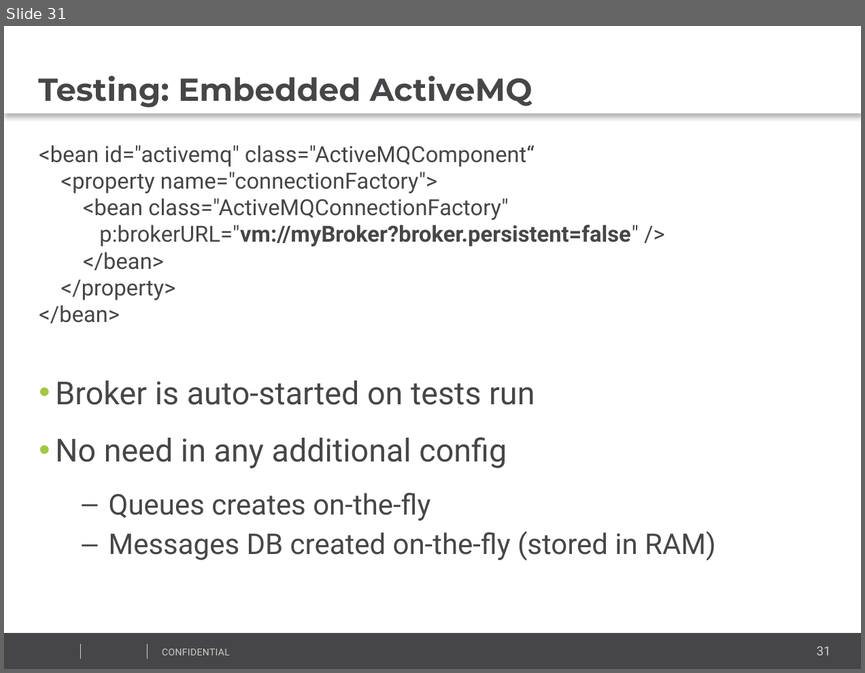
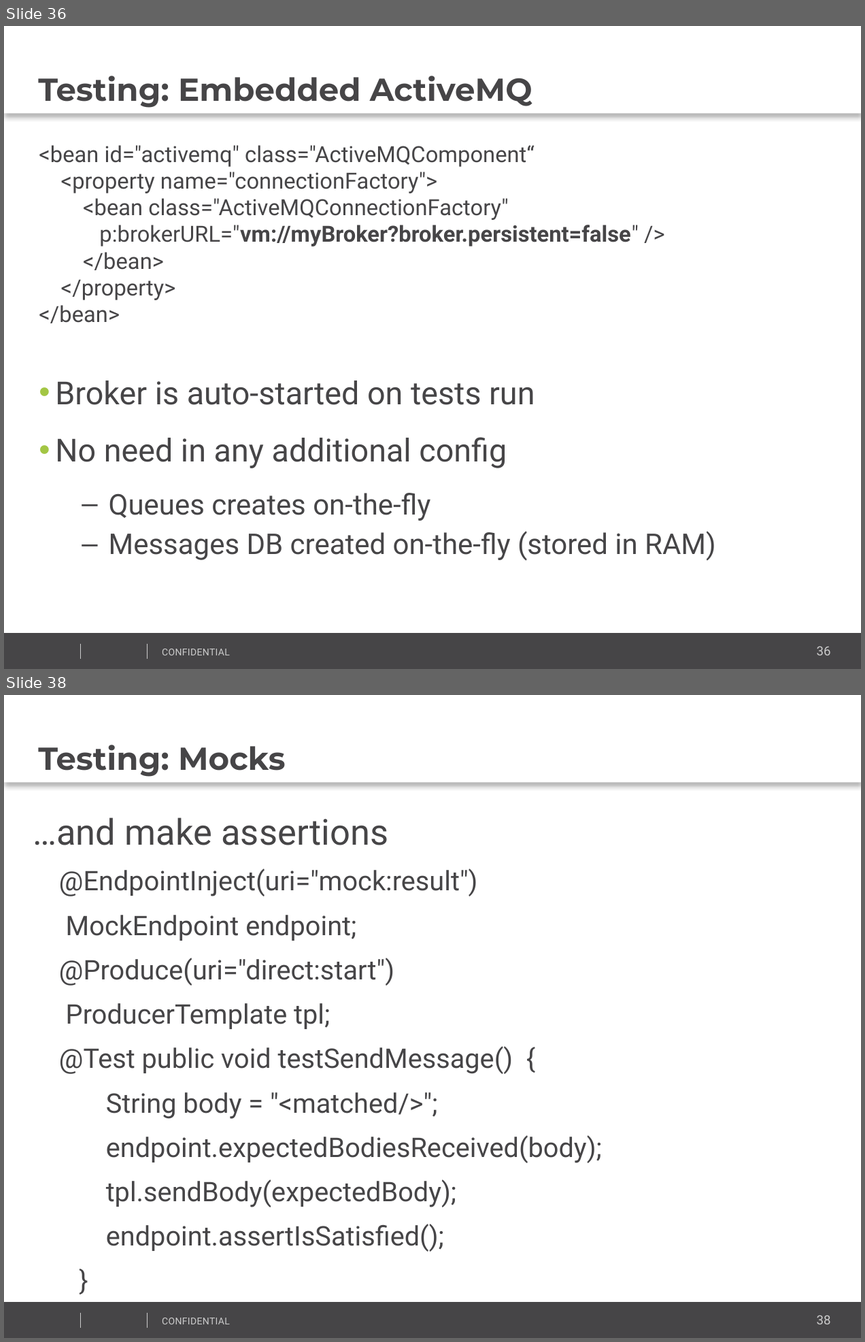
Before and after one commit to vitali-kviatkouski/personal, a slide deck: CamelPresentationITWeek2017.pptx. Shown one above the other, each under a label of ours: slide 31 before the commit, slides 36 and 38 after it; the slides between them are not shown. The pictures are 865x673 and 865x1342 pixels, drawn with LibreOffice and Linux fonts; fonts in the diff are those of the drawing; background and template pictures are left out. Boxes give left, top, right and bottom in pixels: in the first picture for what was removed or moved away, otherwise in the second. Text is boxed around its words. In the diff, an @@ line names an element or a change of style, - is before the commit and + after.

```diff
--- a/CamelPresentationITWeek2017.pptx
+++ b/CamelPresentationITWeek2017.pptx
@@ slide 38 added at (4,695,861,1338), background #FFFFFF; not listed: 5 template elements that a slide beside it also shows @@
@@ text added at (4,695,861,783), fill #FFFFFF, 20 pt, text #464547, bold @@
+Testing: Mocks
@@ text added at (33,817,602,1251), 17.1 pt, text #464547 @@
+…and make assertions
+@EndpointInject(uri="mock:result")
+MockEndpoint endpoint;
+@Produce(uri="direct:start")
+ProducerTemplate tpl;
+@Test public void testSendMessage() {
+String body = "<matched/>";
+endpoint.expectedBodiesReceived(body);
+tpl.sendBody(expectedBody);
+endpoint.assertIsSatisfied();
+}
@@ what was slide 31 is now slide 36 @@
@@ page number at (817,645,831,655): text changed @@
-31
+36
```
Also in this commit, not shown: 12 slides changed, 5 other slides added, 1 other file.
